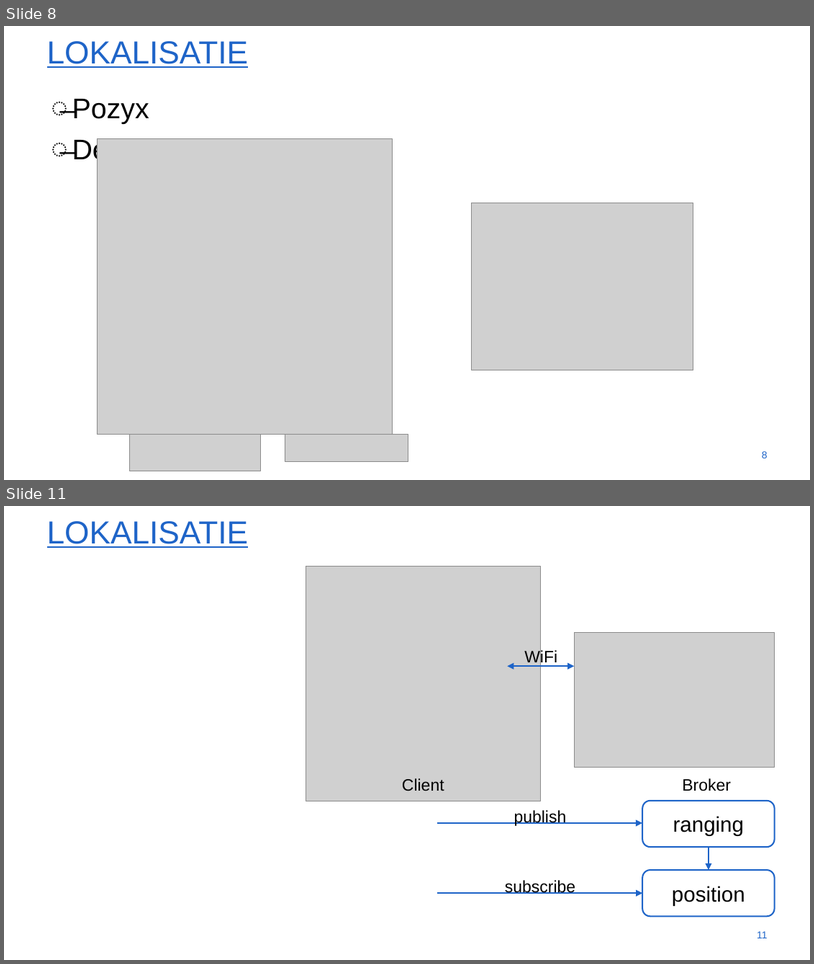
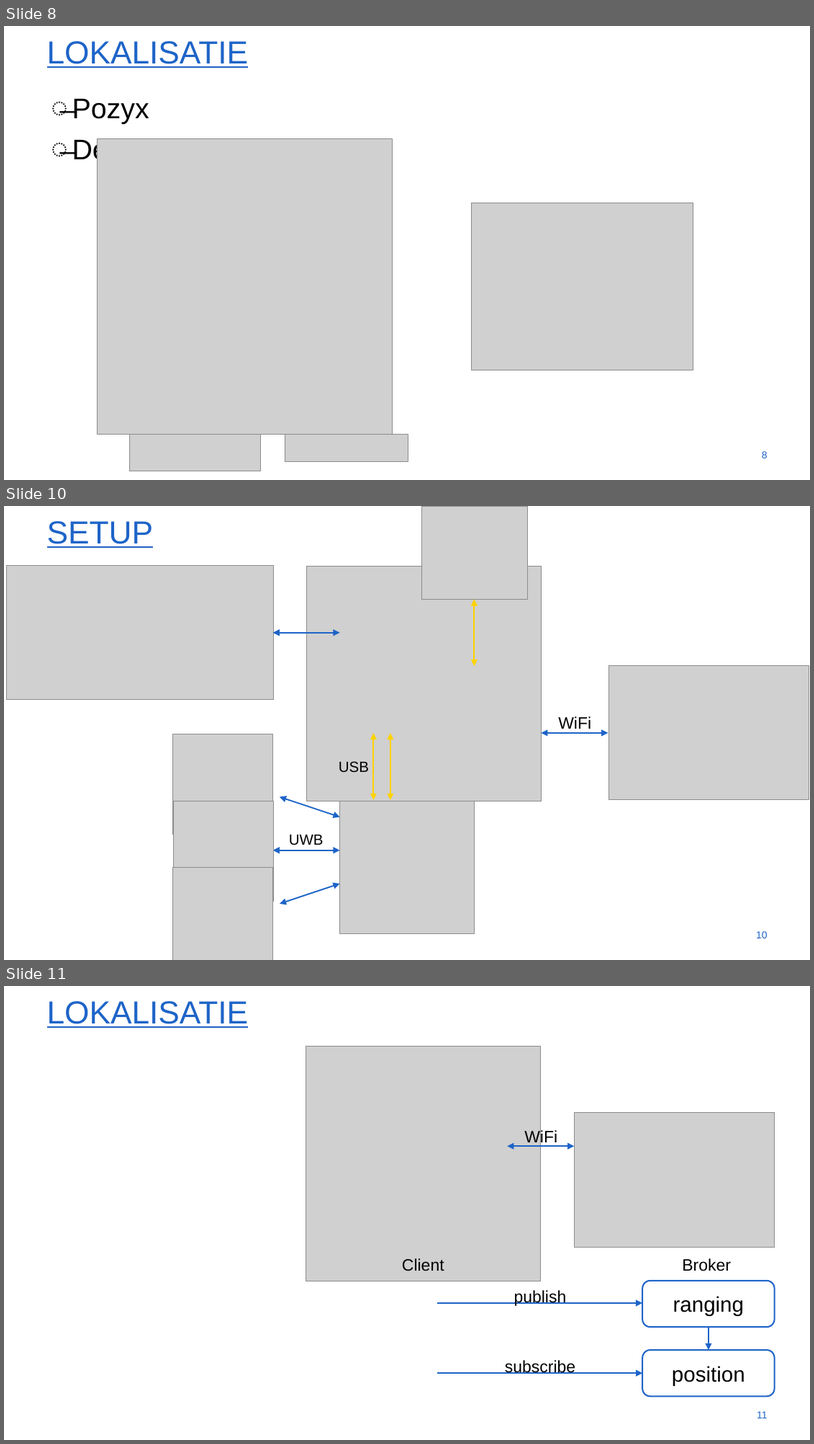
Before and after one commit to gartangh/Cross-Curricular-Project, a slide deck: Report/Presentatie_1.pptx. Shown one above the other, each under a label of ours: slides 8 and 11 before the commit, slides 8, 10 and 11 after it; the slides between them are not shown. The pictures are 814x964 and 814x1444 pixels, drawn with LibreOffice and Linux fonts; fonts in the diff are those of the drawing; grey boxes stand for pictures; background and template pictures are left out. Boxes give left, top, right and bottom in pixels: in the first picture for what was removed or moved away, otherwise in the second. Text is boxed around its words. In the diff, an @@ line names an element or a change of style, - is before the commit and + after.

```diff
--- a/Report/Presentatie_1.pptx
+++ b/Report/Presentatie_1.pptx
@@ slide 10 added at (4,506,810,960), background #FFFFFF @@
@@ title added at (47,521,154,548), 54 pt, text #1E64C8, underline @@
+SETUP
@@ picture added at (422,506,528,599) @@
@@ picture added at (6,566,274,699) @@
@@ picture added at (307,566,541,800) @@
@@ double arrow added from (474, 599) to (474, 666), #FFD200 2.25 pt @@
@@ double arrow added from (273, 633) to (340, 633), #1E64C8 2.25 pt @@
@@ picture added at (610,666,809,800) @@
@@ text added at (558,716,592,733), 28 pt, text #000000 @@
+WiFi
@@ picture added at (173,734,273,834) @@
@@ double arrow added from (373, 733) to (373, 800), #FFD200 2.25 pt @@
@@ double arrow added from (391, 733) to (391, 800), #FFD200 2.25 pt @@
@@ double arrow added from (542, 733) to (608, 733), #1E64C8 2.25 pt @@
@@ text added at (339,761,369,772), 25 pt, text #000000 @@
+USB
@@ picture added at (173,800,274,901) @@
@@ double arrow added from (280, 796) to (340, 817), #1E64C8 2.25 pt @@
@@ picture added at (340,800,474,934) @@
@@ double arrow added from (273, 850) to (340, 850), #1E64C8 2.25 pt @@
@@ text added at (289,834,324,845), 25 pt, text #000000 @@
+UWB
@@ picture added at (173,867,273,960) @@
@@ double arrow added from (280, 903) to (340, 883), #1E64C8 2.25 pt @@
@@ page number added at (756,931,768,938), 17.1 pt, text #1E64C8 @@
+10
```
Also in this commit, not shown: 2 slides changed.
